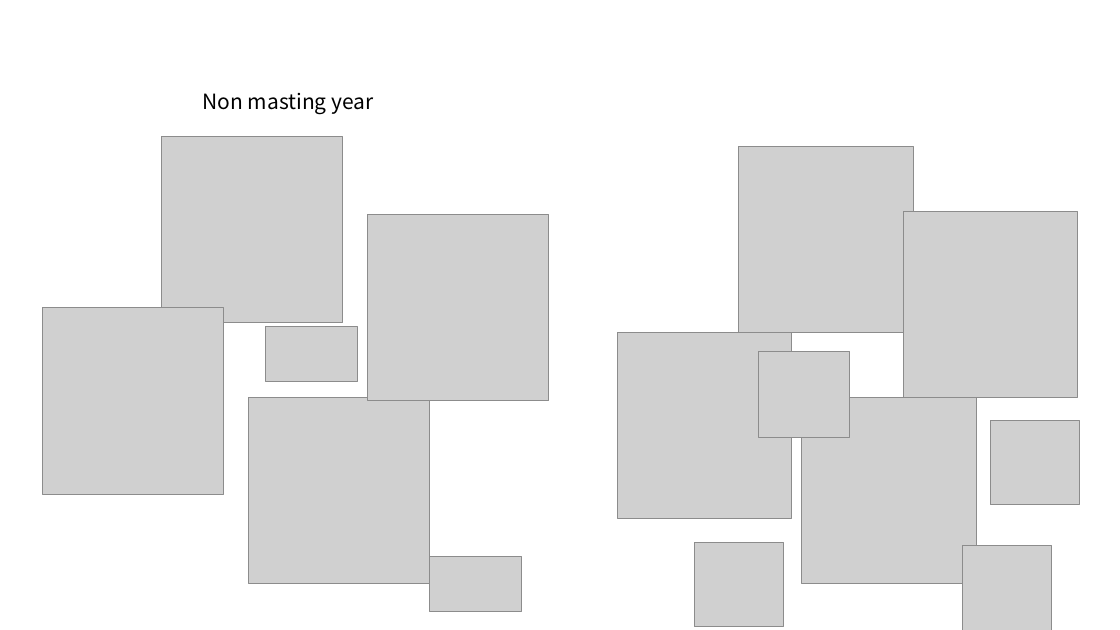
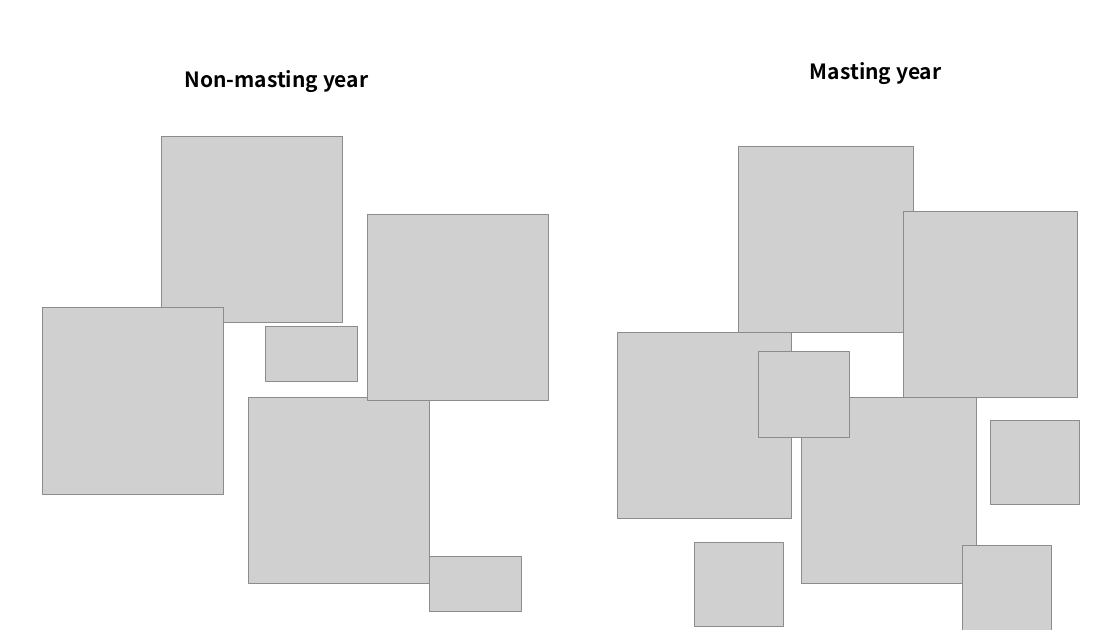
Before and after one commit to wangxm-forest/PhD, a slide deck: slide 3 of presentations/bayesian.pptx. Drawn at 1120x630 pixels with LibreOffice and Linux fonts; fonts in the diff are those of the drawing; grey boxes stand for pictures. Boxes give left, top, right and bottom in pixels: in the first picture for what was removed or moved away, otherwise in the second. Text is boxed around its words. In the diff, an @@ line names an element or a change of style, - is before the commit and + after.

```diff
--- a/presentations/bayesian.pptx
+++ b/presentations/bayesian.pptx
@@ text at (184, 70, 368, 92): text changed; bold on @@
-Non masting year
+Non-masting year
@@ text added at (810, 62, 941, 84), 18 pt, text #000000, bold @@
+Masting year
```
Also in this commit, not shown: 6 other slides changed, 4 slides added, 3 slides removed.
